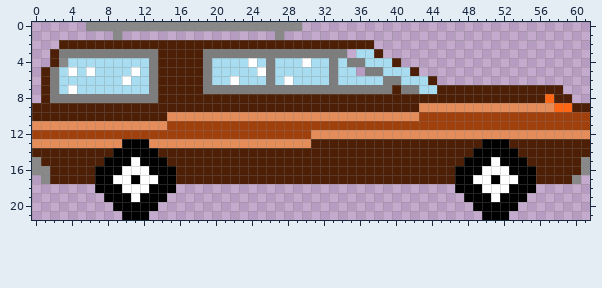
File history of a pixel-art sprite, sprites/spr_StationWagon/layers/7d2aff41-129e-4471-b5b8-8b1b7b987562/f684bef6-9be5-4807-9a5c-0f689b6c06d2.png. Above is the file before it was changed.
The file is 62x22 pixels.
Now the later version:
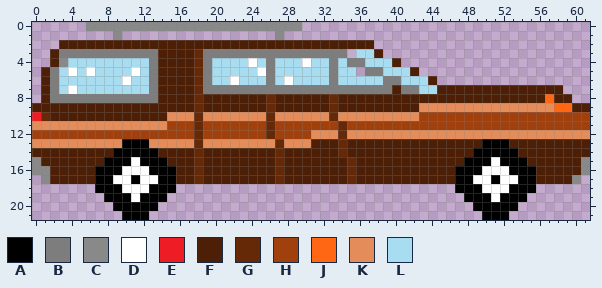
Palette (. is transparent): A #000000  B #7d7d7d  C #898989  D #ffffff  E #ee1c24  F #4c1f06  G #662908  H #a0410d  J #ff6714  K #e58c5b  L #a8dcf0
Change:
y 3..7: x 18 F -> G
y 8..9: x 18 F -> G; x 26 F -> G; x 33 F -> G
y 10: x 0..1 FF -> EG; x 18 K -> G; x 26 K -> G; x 33 K -> G
y 11: x 18 H -> G; x 26 H -> G; x 34 H -> G
y 12: x 18 H -> G; x 26 H -> G; x 34 K -> G
y 13: x 18 K -> G; x 27 K -> G; x 34 F -> G
y 14: x 18 F -> G; x 27 F -> G; x 34 F -> G
y 15..17: x 18 F -> G; x 27 F -> G; x 35 F -> G
Boxes around the changes in both pictures, in picture pixels (x1, y1, x2, y2):
changed: (194, 49, 203, 184)
changed: (266, 94, 284, 184)
changed: (329, 94, 356, 184)
changed: (32, 112, 50, 121)
